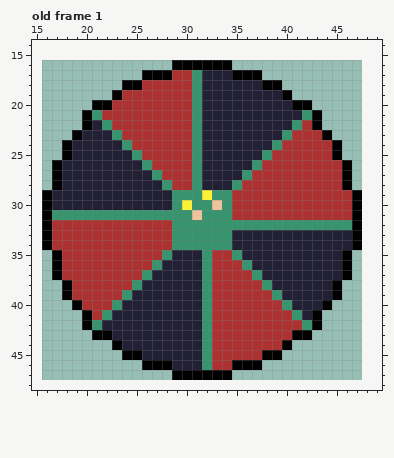
Pixel-art file -- assets/Minigames/Roulette/Wheel.aseprite. The picture above was drawn from the file before the commit.
32x32 pixels, 1 frame. Shown: old frame 1: x 15..49, y 14..48. The old version is drawn lined up with the new one, on the new canvas. The commit also changed other frames, which this record leaves out.
The result:
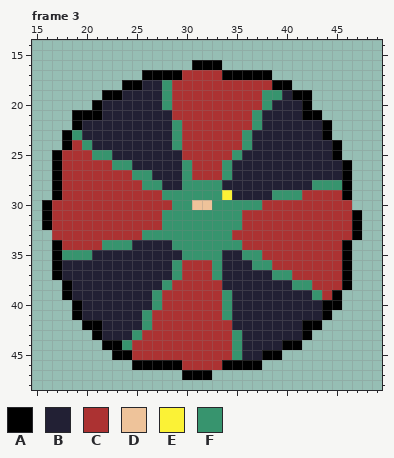
Palette (. is transparent): A #000000  B #222034  C #ac3232  D #eec39a  E #fbf236  F #37946e
A new or re-ordered frame is compared with the old frame closest to it.
Changes in this commit:
canvas 32x32 -> 64x64, the old top-left corner now at 16,16
frames 1 -> 23
Changed rows in their new state; - is an unchanged pixel.
Frame 3 is new; against old frame 1:
first column x 16:
16 -------------..---.-------------
17 -------------A-CCCA---A---------
18 ----------BBF--CCCCCCCC-A-------
19 ------A-BBBBF--CCCCCCCFFBAA-----
20 ------BBBBBBF--CCCCCCCF--B------
21 ---A-ABBBBBBB--CCCCCCF----A-----
22 ---AB-BBBBBBBF-CCCCCCF---BBBA---
23 --AF---BBBBBBF-CCCCCF---BBBB----
24 ---CF---BBBBBF-CCCCCF--BBBBBB---
25 -ACCCFF--BBBBB-CCCCF--BBBBBBB---
26 --CCCCCFF-BBBBFCCCF--BBBBBBBBB--
27 --CCCCCCCFFBBBFCCCF-BBBBBBBBBB--
28 --CCCCCCCCFFBBF-FF-BBBBBBBBFFF--
29 .ACCCCCCCCCCF---F-EBBBBFFF----A.
30 -CCCCCCCCCCCC-FDDF-FFF---------.
31 -CCCCCCCCCCC---F---F------------
32 ------------F-------CCCCCCCCCCC-
33 .---------FFF------CCCCCCCCCCCC-
34 .A----FFFBBBB------FCCCCCCCCCCA.
35 --FFFBBBBBBBB-FF-FBBFFCCCCCCCC--
36 --BBBBBBBBBB-FCCCFBBBFFCCCCCCC--
37 --BBBBBBBBB--FCCCFBBBB-FFCCCCC--
38 ---BBBBBBB--FCCCC-BBBBB--FFCCCA-
39 ---BBBBBB--FCCCCC-FBBBBB---FC---
40 ----BBBB---FCCCCC-FBBBBBB----A--
41 ---ABBB---FCCCCCC-FBBBBBBB-BA---
42 -----A----FCCCCCC--BBBBBBBA-----
43 ------B--FCCCCCCC--FBBBBBB------
44 ------A-FCCCCCCCC--FBBBB-A------
45 -------A-CCCCCCCC--FBB----------
46 ---------A---ACCC-A-------------
47 -------------.---..-------------
Where, in picture pixels (left, top, right, bottom), the same in both pictures:
changed: (42, 60, 362, 380)
